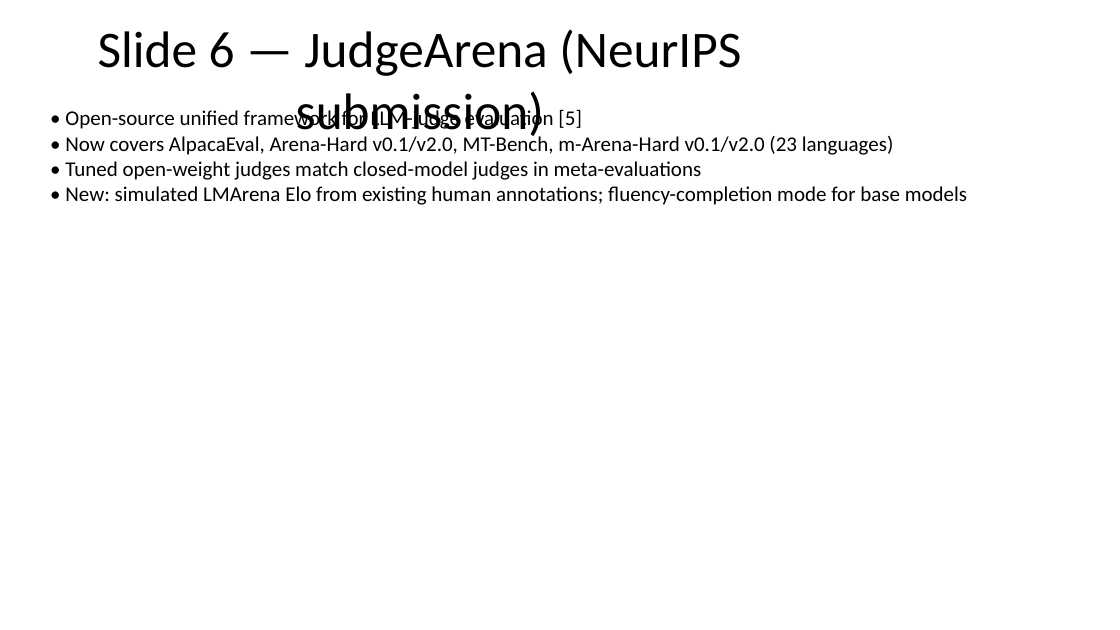
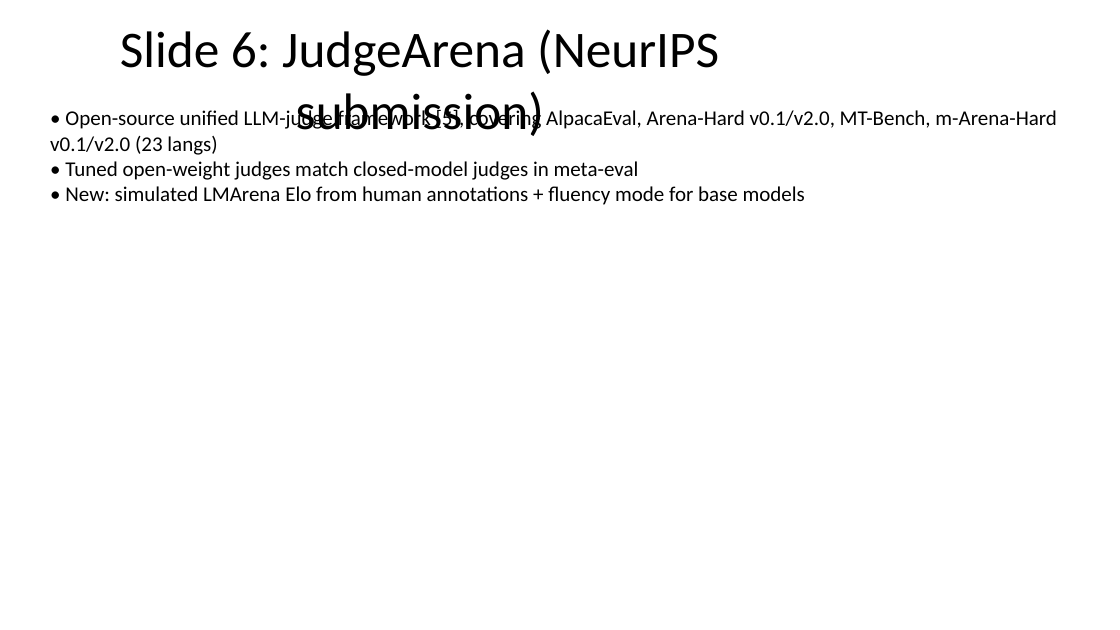
Before and after one commit to ferreirafabio/open-instruct, a slide deck: slide 7 of oellm/meetings/llms4eu_wp4/2026-04-28.pptx. Drawn at 1120x630 pixels with LibreOffice and Linux fonts; fonts in the diff are those of the drawing. Boxes give left, top, right and bottom in pixels: in the first picture for what was removed or moved away, otherwise in the second. Text is boxed around its words. In the diff, an @@ line names an element or a change of style, - is before the commit and + after.

```diff
--- a/oellm/meetings/llms4eu_wp4/2026-04-28.pptx
+++ b/oellm/meetings/llms4eu_wp4/2026-04-28.pptx
@@ title at [120,29,719,136]: text changed @@
-Slide 6 — JudgeArena (NeurIPS submission)
+Slide 6: JudgeArena (NeurIPS submission)
@@ text at [50,108,1056,205]: text changed @@
-• Open-source unified framework for LLM-judge evaluation [5]
-• Now covers AlpacaEval, Arena-Hard v0.1/v2.0, MT-Bench, m-Arena-Hard v0.1/v2.0 (23 languages)
-• Tuned open-weight judges match closed-model judges in meta-evaluations
-• New: simulated LMArena Elo from existing human annotations; fluency-completion mode for base models
+• Open-source unified LLM-judge framework [5], covering AlpacaEval, Arena-Hard v0.1/v2.0, MT-Bench, m-Arena-Hard v0.1/v2.0 (23 langs)
+• Tuned open-weight judges match closed-model judges in meta-eval
+• New: simulated LMArena Elo from human annotations + fluency mode for base models
```
Also in this commit, not shown: 6 other slides changed, 2 other files.
